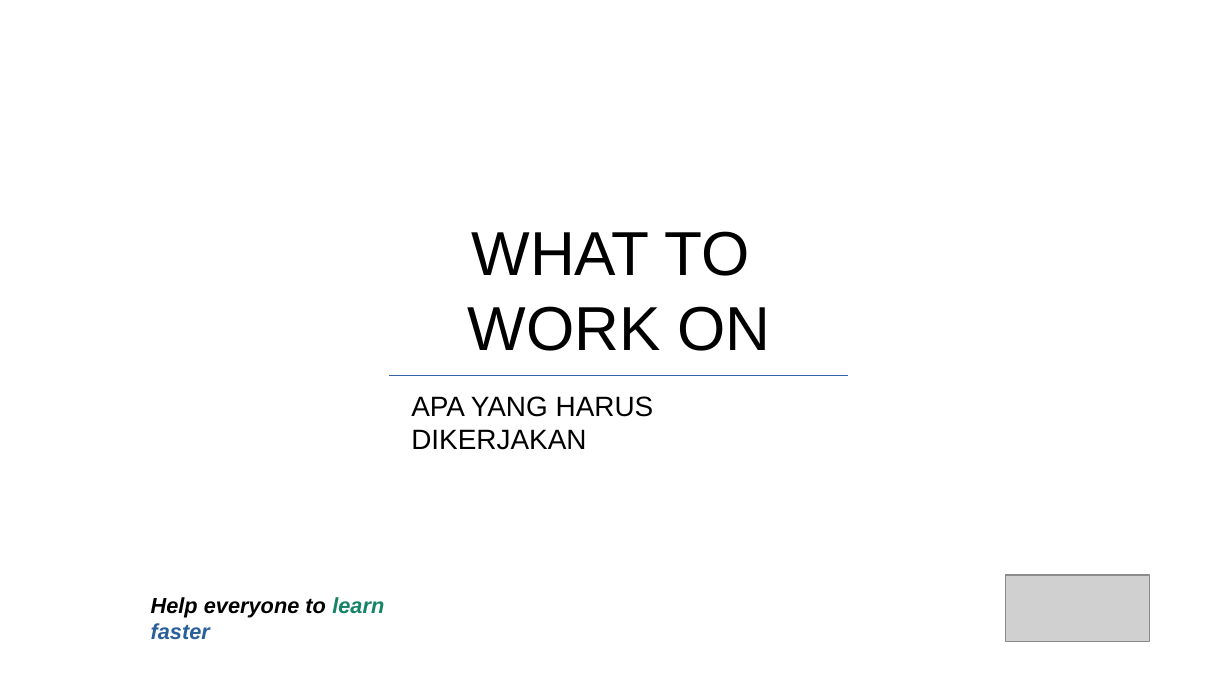
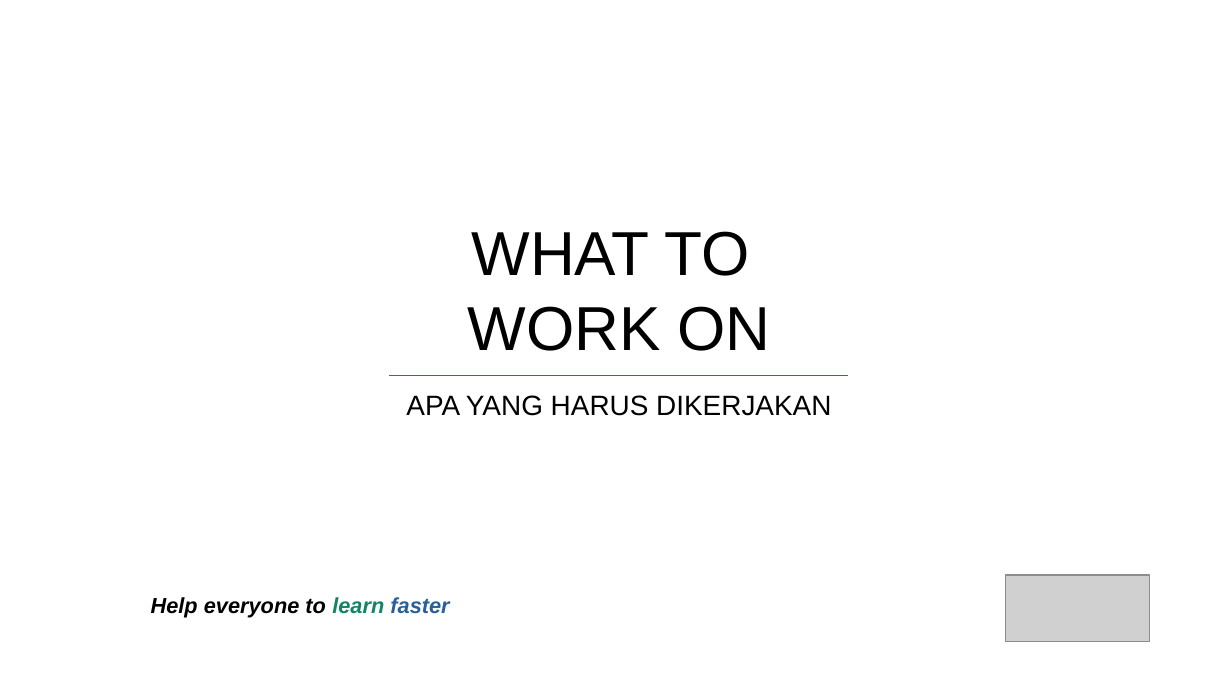
Before and after one commit to jejaksaid/course-flc, a slide deck: slide 39 of Time Management/time-management.pptx (slide 40 before the commit). Drawn at 1232x693 pixels with LibreOffice and Linux fonts; fonts in the diff are those of the drawing; grey boxes stand for pictures; background and template pictures are left out. Boxes give left, top, right and bottom in pixels: in the first picture for what was removed or moved away, otherwise in the second. Text is boxed around its words. In the diff, an @@ line names an element or a change of style, - is before the commit and + after.

```diff
--- a/Time Management/time-management.pptx
+++ b/Time Management/time-management.pptx
@@ text "APA YANG HARUS DIKERJAKAN" rewrapped from <box>411,396,654,450</box> to <box>406,395,831,416</box> @@
@@ text "Help everyone to learn faster" rewrapped from <box>151,597,384,640</box> to <box>151,597,449,618</box> @@
```
Also in this commit, not shown: 56 other slides changed, 1 slide added, 1 slide removed, 2 other files.
